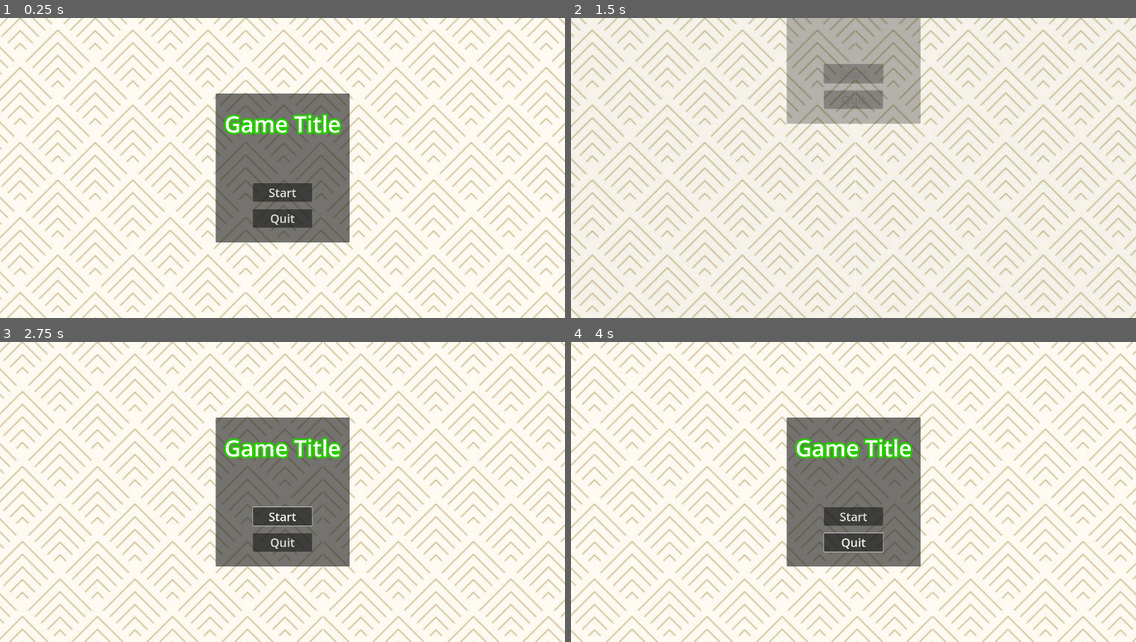
Above: before the commit, frames 1-4 (two rows, left to right).
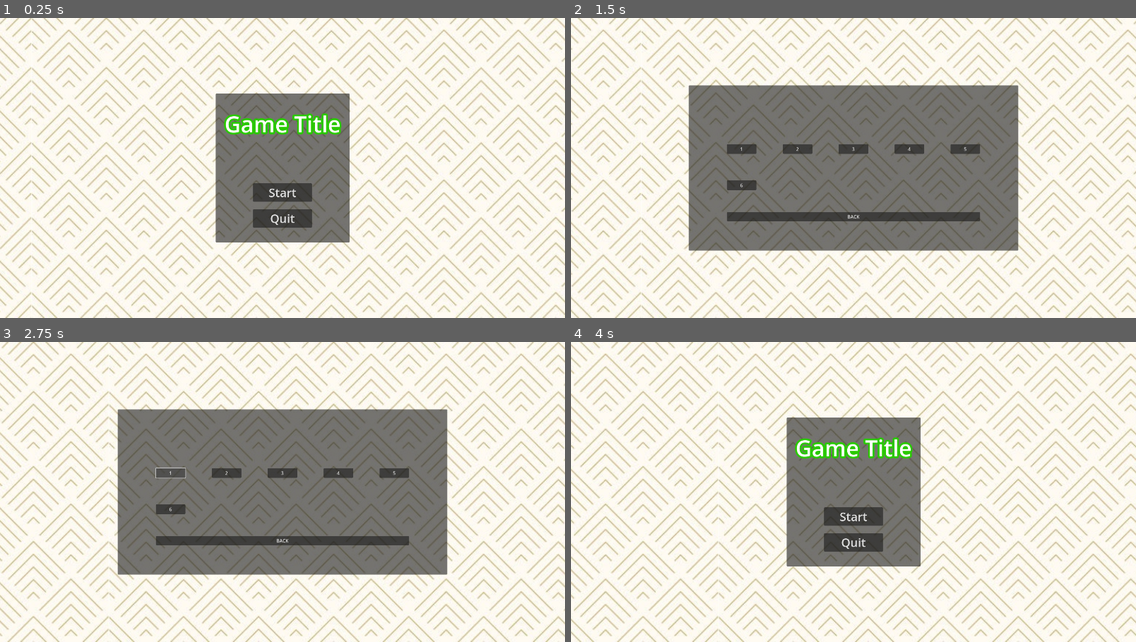
Above: after the commit, the same moments.

Repository: summer-game-jam/DAGDC_GameJam
Game: Godot game, scene res://Main/main.tscn
The game is run twice, just before and just after one commit, with the same random seed, the same clock (stepped at 60 frames per second) and the same inputs.
Inputs (mouse positions are in pixels of both pictures, inside the frame that each line leads up to):
- Up to frame 1 (0.25 s): no input
- Up to frame 2 (1.5 s): click "Start" at 0.5 s; click "Start" at 1.25 s
- Up to frame 3 (2.75 s): click (169, 474) at 2 s, where only the run after the commit has a clickable "1"
- Up to frame 4 (4 s): click (853, 540) at 2.75 s, where only the run after the commit has a clickable "BACK"; move the mouse to (977, 477) at 3.52 s; hold D (right) from 3.53 s (still down); click (977, 477) at 3.6 s

The runs differ from the first frame. In frame 1, 28% of the frame differs, in the area x 0-100%, y 0-100%; in frame 2, 56%; in frame 3, 45%; in frame 4, 27%.

Commit message:
Menu controller and level loader connected
Need to finish loading logic with threaded loads

Diff:
--- a/Main/Main.gd
+++ b/Main/Main.gd
@@ -9,17 +9,21 @@
 # main is captain, main will receive signals from the nodes under it and then give them commands
 # This pattern of control ought to be copied down top level down
 
-var level_loader: LevelLoader
-var level_menu: LevelMenu
-var title_ui: TitleUI
+@onready var ui_controller: UI_Controller = $UIController
+@onready var level_loader: LevelLoader = $LevelLoader
 
-func open_level_menu():
-	level_menu.show_menu()
+func _ready() -> void:
+	ui_controller.connect("quit_request", _on_quit_request)
+	ui_controller.connect("next_level_request", _on_next_level_request)
+	ui_controller.connect("level_request", _on_level_request)
 
-func load_next_level():
+func _on_quit_request() -> void:
+	get_tree().quit()
+
+func _on_next_level_request() -> void:
+	ui_controller.hide_level_menu()
 	level_loader.load_next_level()
-	level_menu.hide_menu()
 
-func back_to_menu():
-	pass
-	#level_menu.hide_menu()
+func _on_level_request(level: int) -> void:
+	#ui_controller.hide_level_select()
+	level_loader.load_level(level)
--- a/Main/main.tscn
+++ b/Main/main.tscn
@@ -15,7 +15,7 @@
 
 [node name="ParallaxLayer" type="ParallaxLayer" parent="ParallaxBackground"]
 motion_scale = Vector2(2.5, 2.5)
-motion_offset = Vector2(3.06234e+06, 0)
+motion_offset = Vector2(3.10598e+06, 0)
 motion_mirroring = Vector2(4590, 0)
 script = ExtResource("5_liyct")
 
@@ -29,4 +29,4 @@
 [node name="LevelLoader" type="Node" parent="."]
 script = ExtResource("8_f6fdm")
 
-[node name="ui_controller" parent="." instance=ExtResource("6_liyct")]
+[node name="UIController" parent="." instance=ExtResource("6_liyct")]
--- a/Main/menu_ui/controller/button.tscn
+++ b/Main/menu_ui/controller/level_button.tscn
@@ -1,11 +1,12 @@
 [gd_scene load_steps=2 format=3 uid="uid://c6wyuv5npsddv"]
 
-[ext_resource type="Script" uid="uid://3lso8ibulkhr" path="res://level_button.gd" id="1_ryjig"]
+[ext_resource type="Script" uid="uid://3lso8ibulkhr" path="res://level_button.gd" id="1_q61w7"]
 
-[node name="Button" type="Button"]
+[node name="LevelButton" type="Button"]
 custom_minimum_size = Vector2(100, 33)
 offset_right = 8.0
 offset_bottom = 8.0
-script = ExtResource("1_ryjig")
+text = "0"
+script = ExtResource("1_q61w7")
 
 [connection signal="pressed" from="." to="." method="_on_pressed"]
--- a/Main/menu_ui/controller/level_select.tscn
+++ b/Main/menu_ui/controller/level_select.tscn
@@ -1,7 +1,6 @@
-[gd_scene load_steps=3 format=3 uid="uid://ckn8m7wgq7735"]
+[gd_scene load_steps=2 format=3 uid="uid://ckn8m7wgq7735"]
 
 [ext_resource type="Script" uid="uid://koc6qnjstjs8" path="res://Misc_Scripts/Scenes/level_select.gd" id="1_n0hfa"]
-[ext_resource type="PackedScene" uid="uid://c6wyuv5npsddv" path="res://Main/menu_ui/controller/button.tscn" id="2_r4nx7"]
 
 [node name="LevelSelect" type="Control"]
 layout_mode = 3
@@ -46,50 +45,8 @@
 theme_override_constants/v_separation = 90
 columns = 5
 
-[node name="Button" parent="CenterContainer/PanelContainer/MarginContainer/VBoxContainer/GridContainer" instance=ExtResource("2_r4nx7")]
-layout_mode = 2
-text = "-1"
-
-[node name="Button2" parent="CenterContainer/PanelContainer/MarginContainer/VBoxContainer/GridContainer" instance=ExtResource("2_r4nx7")]
-layout_mode = 2
-text = "-1"
-
-[node name="Button3" parent="CenterContainer/PanelContainer/MarginContainer/VBoxContainer/GridContainer" instance=ExtResource("2_r4nx7")]
-layout_mode = 2
-text = "-1"
-
-[node name="Button4" parent="CenterContainer/PanelContainer/MarginContainer/VBoxContainer/GridContainer" instance=ExtResource("2_r4nx7")]
-layout_mode = 2
-text = "-1"
-
-[node name="Button5" parent="CenterContainer/PanelContainer/MarginContainer/VBoxContainer/GridContainer" instance=ExtResource("2_r4nx7")]
-layout_mode = 2
-text = "-1"
-
-[node name="Button6" parent="CenterContainer/PanelContainer/MarginContainer/VBoxContainer/GridContainer" instance=ExtResource("2_r4nx7")]
-layout_mode = 2
-text = "-1"
-
-[node name="Button7" parent="CenterContainer/PanelContainer/MarginContainer/VBoxContainer/GridContainer" instance=ExtResource("2_r4nx7")]
-layout_mode = 2
-text = "-1"
-
-[node name="Button8" parent="CenterContainer/PanelContainer/MarginContainer/VBoxContainer/GridContainer" instance=ExtResource("2_r4nx7")]
-layout_mode = 2
-text = "-1"
-
-[node name="Button9" parent="CenterContainer/PanelContainer/MarginContainer/VBoxContainer/GridContainer" instance=ExtResource("2_r4nx7")]
-layout_mode = 2
-text = "-1"
-
-[node name="Button10" parent="CenterContainer/PanelContainer/MarginContainer/VBoxContainer/GridContainer" instance=ExtResource("2_r4nx7")]
-layout_mode = 2
-text = "-1"
-
-[node name="Button11" parent="CenterContainer/PanelContainer/MarginContainer/VBoxContainer/GridContainer" instance=ExtResource("2_r4nx7")]
-layout_mode = 2
-text = "-1"
-
-[node name="Button" type="Button" parent="CenterContainer/PanelContainer/MarginContainer/VBoxContainer"]
+[node name="BackButton" type="Button" parent="CenterContainer/PanelContainer/MarginContainer/VBoxContainer"]
 layout_mode = 2
 text = "BACK"
+
+[connection signal="pressed" from="CenterContainer/PanelContainer/MarginContainer/VBoxContainer/BackButton" to="." method="_on_back_button_pressed"]
--- a/Main/menu_ui/level_select.tscn
+++ b/Main/menu_ui/level_select.tscn
@@ -1,6 +1,6 @@
-[gd_scene load_steps=2 format=3 uid="uid://xuf3vskwmgfk"]
+[gd_scene load_steps=2 format=3 uid="uid://djqg1o36f5468"]
 
-[ext_resource type="Script" uid="uid://koc6qnjstjs8" path="res://Scripts/Scenes/level_select.gd" id="1_wjhfr"]
+[ext_resource type="Script" uid="uid://koc6qnjstjs8" path="res://Misc_Scripts/Scenes/level_select.gd" id="1_wjhfr"]
 
 [node name="LevelSelect" type="CanvasLayer"]
 
--- a/Main/menu_ui/title_ui.gd
+++ b/Main/menu_ui/title_ui.gd
@@ -6,6 +6,9 @@
 
 # timer container
 var timer: Timer
+
+# emitted when start button is pressed
+signal start_request
 
 # emitted when quit button is pressed. this node doesn't handle quiting!
 signal quit_request
@@ -25,10 +28,10 @@
 		timer.queue_free()
 	$AnimationPlayer.play("fade_out")
 
-# Tell parent that user wishes to exit
-func quit() -> void:
+# Joke, Should be changed with a signal to tell parent to start game. Title doesn't start game
+func _on_start_button_pressed() -> void:
+	emit_signal("start_request")
+
+
+func _on_quit_button_pressed() -> void:
 	emit_signal("quit_request")
-
-# Joke, Should be changed with a signal to tell parent to start game. Title doesn't start game
-func _on_button_pressed() -> void:
-	pass
--- a/Main/menu_ui/title_ui.tscn
+++ b/Main/menu_ui/title_ui.tscn
@@ -99,13 +99,13 @@
 size_flags_horizontal = 4
 theme_override_constants/separation = 25
 
-[node name="Button" type="Button" parent="PanelContainer/MarginContainer/VBoxContainer/VBoxContainer"]
+[node name="StartButton" type="Button" parent="PanelContainer/MarginContainer/VBoxContainer/VBoxContainer"]
 custom_minimum_size = Vector2(200, 0)
 layout_mode = 2
 theme_override_font_sizes/font_size = 40
 text = "Start"
 
-[node name="Button2" type="Button" parent="PanelContainer/MarginContainer/VBoxContainer/VBoxContainer"]
+[node name="QuitButton" type="Button" parent="PanelContainer/MarginContainer/VBoxContainer/VBoxContainer"]
 layout_mode = 2
 theme_override_font_sizes/font_size = 40
 text = "Quit"
@@ -125,5 +125,5 @@
 &"": SubResource("AnimationLibrary_ecakf")
 }
 
-[connection signal="pressed" from="PanelContainer/MarginContainer/VBoxContainer/VBoxContainer/Button" to="." method="_on_button_pressed"]
-[connection signal="pressed" from="PanelContainer/MarginContainer/VBoxContainer/VBoxContainer/Button2" to="." method="quit"]
+[connection signal="pressed" from="PanelContainer/MarginContainer/VBoxContainer/VBoxContainer/StartButton" to="." method="_on_start_button_pressed"]
+[connection signal="pressed" from="PanelContainer/MarginContainer/VBoxContainer/VBoxContainer/QuitButton" to="." method="_on_quit_button_pressed"]
--- a/Main/ui_controller.gd
+++ b/Main/ui_controller.gd
@@ -1,6 +1,45 @@
 extends CanvasLayer
 class_name UI_Controller
 
+signal quit_request
+signal next_level_request
+signal level_request(level: int)
+
 @onready var title: TitleUI = $title_ui
-@onready var LevelSelect: Control = $LevelSelect
-@onready var Level_Menu: LevelMenu = $LevelMenu
+@onready var level_select: LevelSelect = $LevelSelect
+@onready var level_menu: LevelMenu = $LevelMenu
+
+func _ready() -> void:
+	title.connect("start_request", _on_start_request)
+	title.connect("quit_request", _on_quit_request)
+	level_select.connect("level_request", _on_level_request)
+	level_select.connect("main_menu_request", _on_main_menu_request)
+	level_menu.connect("next_level_request", _on_next_level_request)
+	level_menu.connect("main_menu_request", _on_main_menu_request)
+
+func _on_start_request() -> void:
+	if level_select:
+		title.hide()
+		level_menu.hide()
+		level_select.show()
+
+func _on_quit_request() -> void:
+	emit_signal("quit_request")
+
+func _on_level_request(level: int) -> void:
+	emit_signal("level_request", level)
+
+func _on_next_level_request() -> void:
+	emit_signal("next_level_request")
+
+func _on_main_menu_request() -> void:
+	if title:
+		level_select.hide()
+		level_menu.hide()
+		title.show()
+
+func hide_level_menu() -> void:
+	level_menu.hide()
+
+func hide_level_select() -> void:
+	level_select.hide()
--- a/Misc_Scripts/Scenes/level_loader.gd
+++ b/Misc_Scripts/Scenes/level_loader.gd
@@ -3,7 +3,6 @@
 
 signal level_menu_request
 
-var current_loaded_level: PackedScene
 var current_level: Level
 var current_level_number: int
 
@@ -21,18 +20,22 @@
 	print(levels)
 	current_level_number = 1
 
-func load_level(level) -> void:
+func load_level(level: int) -> void:
 	if current_level:
+		print("deloading level " + str(current_level_number))
 		current_level.queue_free()
 
 	current_map = directory + "/" + levels[level - 1]
+	print(current_map)
 	var progress = []
 	ResourceLoader.load_threaded_get_status(current_map, progress)
+	print(progress[0])
 	if progress[0] == 1:
-		current_loaded_level = ResourceLoader.load_threaded_get(current_map)
-		current_level = current_loaded_level.instantiate()
+		print("loading level " + str(level))
+		current_level = ResourceLoader.load_threaded_get(current_map).instantiate()
 		add_child(current_level)
 		current_level.connect("level_menu_request", on_level_menu_request)
+		current_level_number = level
 
 func unload_level() -> void:
 	if current_level:
@@ -40,7 +43,6 @@
 
 func load_next_level():
 	load_level(current_level_number + 1)
-	current_level_number += 1
 
 func on_level_menu_request() -> void:
 	emit_signal("level_menu_request")
--- a/Misc_Scripts/Scenes/level_menu.gd
+++ b/Misc_Scripts/Scenes/level_menu.gd
@@ -7,32 +7,10 @@
 #var current_level: int
 
 func _ready() -> void:
-	hide_menu()
-
-# if level number is needed here
-#func set_level_number(level_number) -> void:
-	#current_level = level_number
-
-#func show_menu(level_number) -> void:
-	#set_level_number(level_number)
-	#visible = true
-
-func show_menu() -> void:
-	visible = true
-
-func hide_menu() -> void:
-	visible = false
-
-# on next level button press
-	# send next level signal to main
-
-# on back to main menu button press
-	# send back to main menu signal
+	hide()
 
 func _on_next_level_button_pressed() -> void:
 	emit_signal("next_level_request")
 
-
-
 func _on_main_menu_button_pressed() -> void:
 	emit_signal("main_menu_request")
--- a/Misc_Scripts/Scenes/level_select.gd
+++ b/Misc_Scripts/Scenes/level_select.gd
@@ -1,7 +1,39 @@
 extends Control
 class_name LevelSelect
 
-# render in buttons for each level, dynamically
+signal level_request(level: int)
+signal main_menu_request
 
-# Button pressed
-# Send load level signal
+var directory: String = "res://Main_Game_Features/Map/levels/debugLevels"
+var LevelButtonScene: PackedScene = preload("res://Main/menu_ui/controller/level_button.tscn")
+
+@onready var grid_container: GridContainer = $CenterContainer/PanelContainer/MarginContainer/VBoxContainer/GridContainer
+
+func _ready() -> void:
+	#hide()
+	load_level_buttons()
+
+func load_level_buttons() -> void:
+	var levels = []
+	var current_dir: DirAccess = DirAccess.open(directory)
+	if current_dir:
+		var files = current_dir.get_files()
+		for file in files:
+			levels.append(file)
+	levels.sort()
+
+	var current_level_number: int = 1
+	for level in levels:
+		var button: LevelButton = LevelButtonScene.instantiate()
+		button.text = str(current_level_number)
+		button.level = current_level_number
+		grid_container.add_child(button)
+		button.connect("level_button_selected", _on_level_button_selected)
+		current_level_number += 1
+
+func _on_level_button_selected(level: int) -> void:
+	emit_signal("level_request", level)
+
+
+func _on_back_button_pressed() -> void:
+	emit_signal("main_menu_request")
--- a/level_button.gd
+++ b/level_button.gd
@@ -1,10 +1,10 @@
 @tool
 extends Button
-class_name level_button
+class_name LevelButton
 
 signal level_button_selected(level: int)
 
-var level:int = -1
+@export var level: int
 
 func _ready() -> void:
 	set_level(level)
